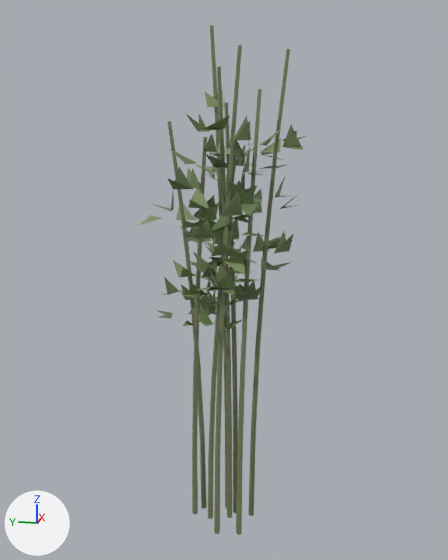
The glTF model godot/assets/models/bamboo_b.glb, before and after one commit.
Before and after are seen from a 50 mm lens placed at (-13.2, -2.43, 9.27), pointed at (0.04, 0.22, 5.96). Arrows for +X, +Y and +Z are at lower left; the lights stay in place. The first picture is the older version. Vertices at exactly the same position are counted once.

In view in the first picture: 'bamboo_b'.
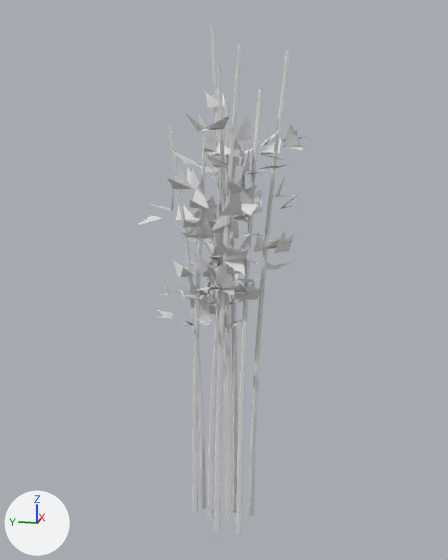
Boxes [x1, y1, x2, y2] around the edits, measured in the pictures (448 x 560 px):
part 1 of me_bamboo_b, recoloured (green to white): [139, 25, 306, 535] in both

What changed in the scene script:
```text
Change me_bamboo_b:
    where me_bamboo_b.from_pydata(...)  # 942 vertices, 674 faces; spans x -1.62..1.57, y -1.58..1.93, z 0.0..11.31
    used by ob_bamboo_b; location = (0.0, 0.0, 0.0)
    me_bamboo_b part 1: 674 faces centred in x -1.37..1.37, y -1.34..1.63, z 0.6..10.55 are repainted in the vertex colours; the middle colour goes from green #8a936c to white #ffffff
```
